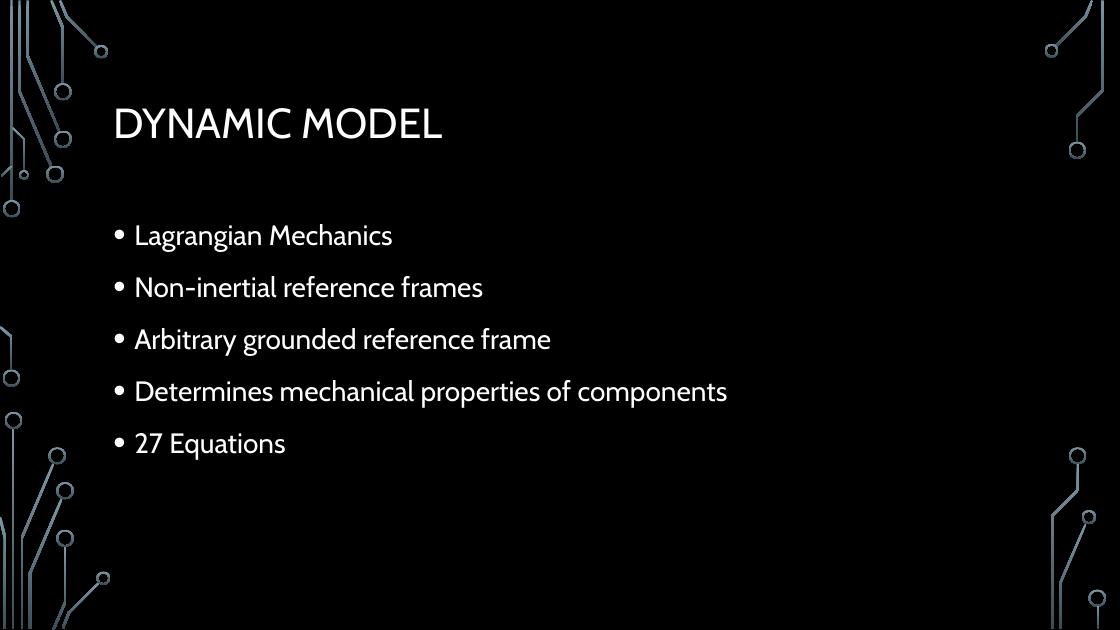
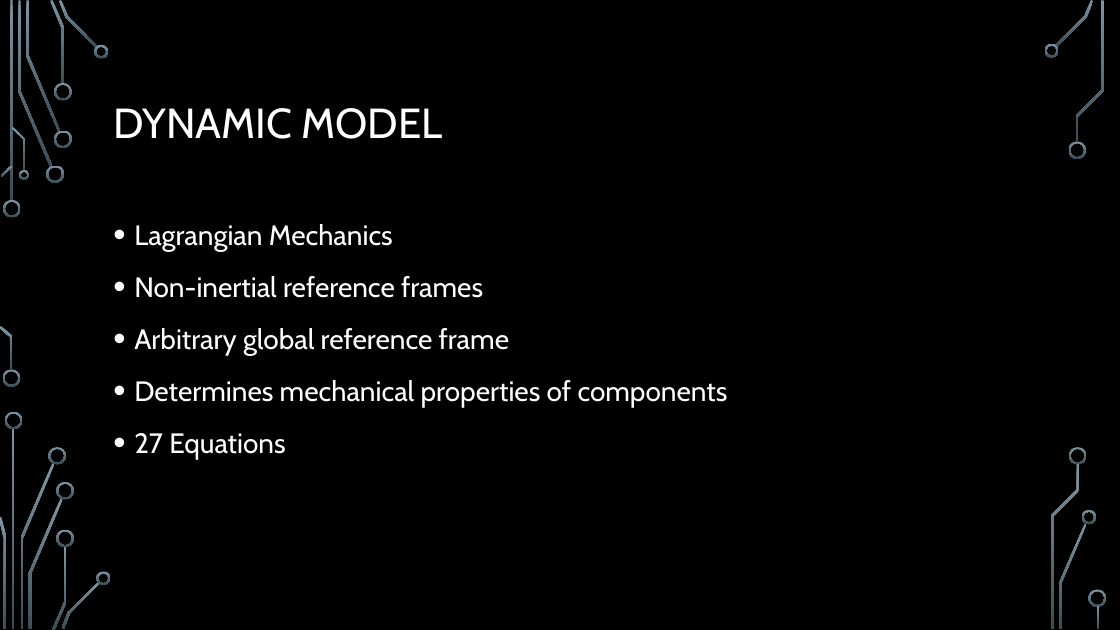
Before and after one commit to Logiant/AgileRoboticControls, a slide deck: slide 9 of Design Powerpoint.pptx (slide 12 before the commit). Drawn at 1120x630 pixels with LibreOffice and Linux fonts; fonts in the diff are those of the drawing; background and template pictures are left out. Boxes give left, top, right and bottom in pixels: in the first picture for what was removed or moved away, otherwise in the second. Text is boxed around its words. In the diff, an @@ line names an element or a change of style, - is before the commit and + after.

```diff
--- a/Design Powerpoint.pptx
+++ b/Design Powerpoint.pptx
@@ text at [134,328,509,356]: text changed @@
-• Arbitrary grounded reference frame
+• Arbitrary global reference frame
```
Also in this commit, not shown: 2 other slides changed, 2 slides removed, 1 other file.
